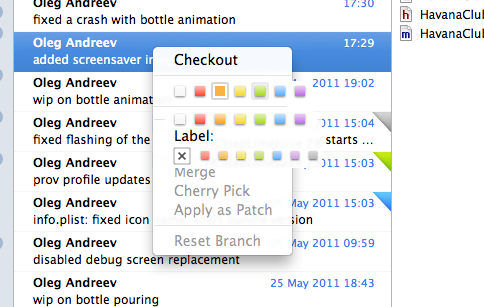
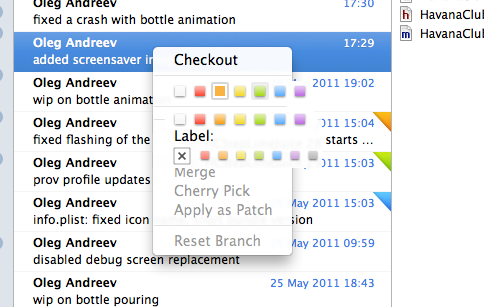
Before/after of a w=484, h=307 layered artwork. What changed in the layer stack:
hid "blue normal copy 4" over [372, 112, 391, 132]
hid "blue normal copy 3" over [372, 112, 391, 132]
hid "blue normal copy 2" over [372, 112, 391, 132]
hid "green normal copy 2" over [372, 112, 391, 132]
hid "red normal copy 3" over [372, 112, 391, 132]
